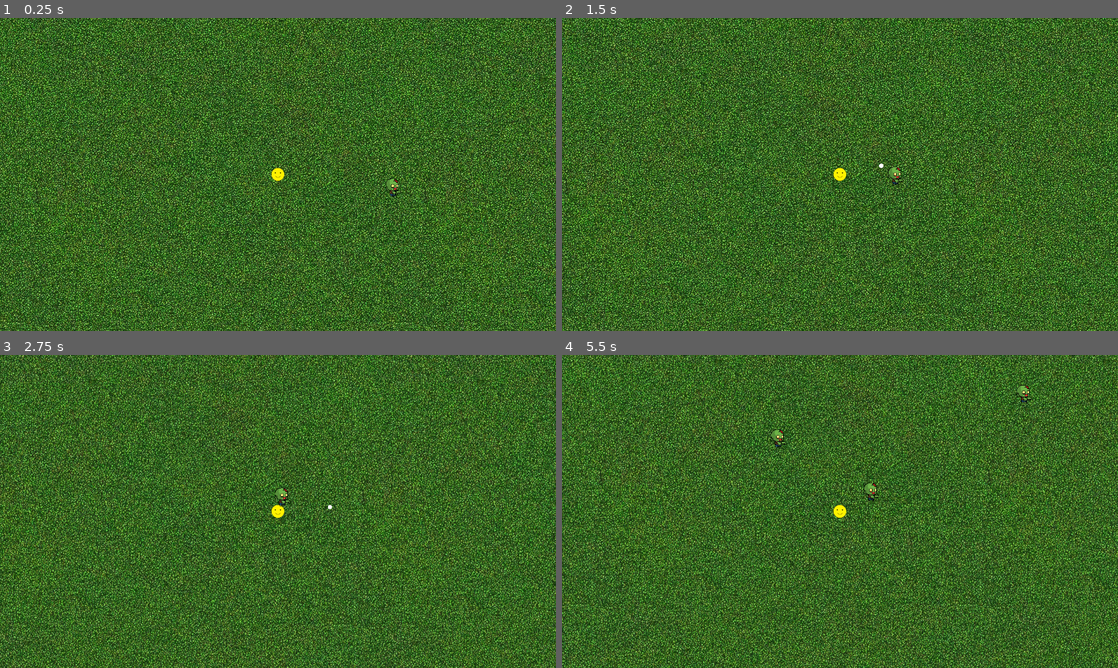
Above: before the commit, frames 1-4 (two rows, left to right).
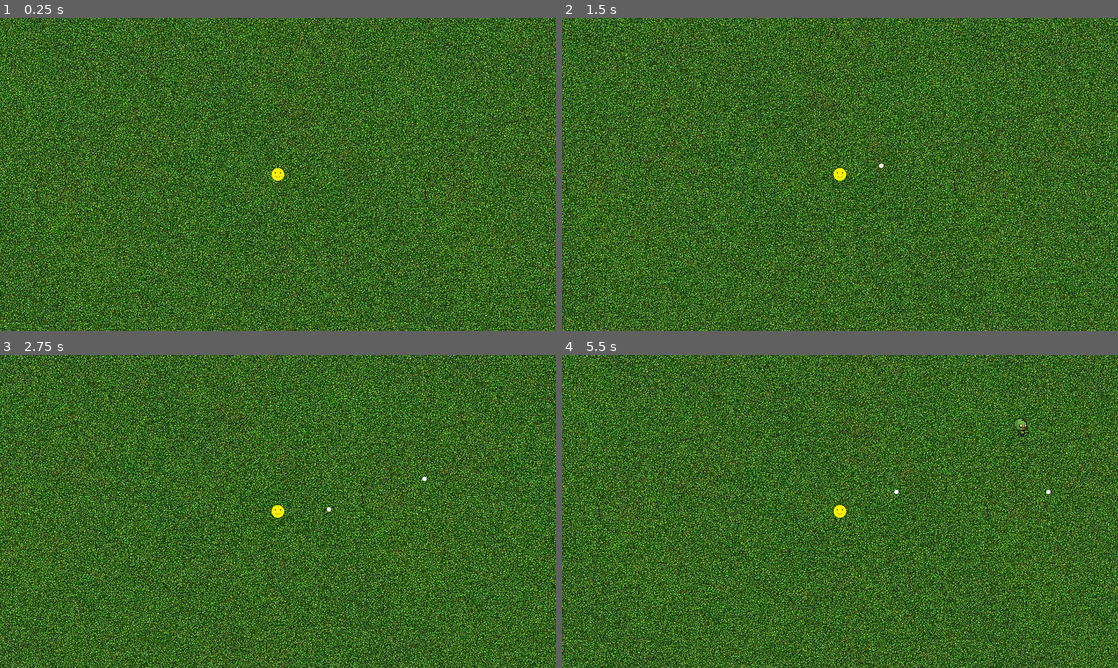
Above: after the commit, the same moments.

Repository: Posiden104/SurvivorGame-Godot
Game: Godot game, scene res://scenes/levels/Game.tscn
Two runs of this game, one before a commit and one after it. Both use one fixed random seed, a clock stepped at 60 frames per second and the inputs below.
Inputs:
- Up to frame 1 (0.25 s): no input
- Up to frame 2 (1.5 s): hold D (Right) 0.53-1.28 s; hold S (Down) from 1.28 s (still down)
- Up to frame 3 (2.75 s): release S (Down) at 2.03 s; hold D (Right) from 2.03 s (still down)
- Up to frame 4 (5.5 s): release D (Right) at 2.78 s; hold W (Up) 2.78-3.53 s; hold A (Left) 3.53-5.03 s; hold S (Down) from 5.03 s (still down)

The runs differ from the first frame. In frame 1, 0.1% of the frame differs, in the area x 69-73%, y 51-58%; in frame 2, 0.1%; in frame 3, 69%; in frame 4, 70%, in the area x 0-100%, y 0-100%.

Commit message:
fast zombie

Diff:
--- a/scenes/levels/Game.tscn
+++ b/scenes/levels/Game.tscn
@@ -1,10 +1,9 @@
-[gd_scene load_steps=7 format=3 uid="uid://ogloqd2aef8e"]
+[gd_scene load_steps=6 format=3 uid="uid://ogloqd2aef8e"]
 
 [ext_resource type="Texture2D" uid="uid://jmmgalayjhp1" path="res://images/Background.jpg" id="1_sg7ai"]
 [ext_resource type="PackedScene" uid="uid://co4b3ayy6bk2f" path="res://scenes/entities/player/player.tscn" id="2_c3wqr"]
 [ext_resource type="Script" path="res://scenes/levels/EnemyContainer.gd" id="2_ww3i4"]
 [ext_resource type="Script" path="res://scenes/levels/ProjectileContainer.gd" id="3_7xxv6"]
-[ext_resource type="PackedScene" uid="uid://civf2v7v2gn7c" path="res://scenes/entities/enemies/zombie_slow.tscn" id="3_nea1x"]
 [ext_resource type="PackedScene" uid="uid://d2nh73ws0tria" path="res://scenes/spawners/spawner.tscn" id="5_iu03c"]
 
 [node name="Game" type="Node2D"]
@@ -13,12 +12,14 @@
 
 [node name="ParallaxLayer" type="ParallaxLayer" parent="ParallaxBackground"]
 motion_mirroring = Vector2(1788, 1788)
+metadata/_edit_lock_ = true
 
 [node name="Sprite2D" type="Sprite2D" parent="ParallaxBackground/ParallaxLayer"]
 texture_repeat = 2
 texture = ExtResource("1_sg7ai")
 centered = false
 region_rect = Rect2(0, 0, 894, 894)
+metadata/_edit_lock_ = true
 
 [node name="EnemyContainer" type="Marker2D" parent="."]
 unique_name_in_owner = true
@@ -30,9 +31,6 @@
 [node name="Player" parent="." instance=ExtResource("2_c3wqr")]
 position = Vector2(574, 325)
 
-[node name="ZombieSlow" parent="." instance=ExtResource("3_nea1x")]
-position = Vector2(851, 355)
-
 [node name="Spawner" parent="." instance=ExtResource("5_iu03c")]
 position = Vector2(1026, 161)
 autostart = true
@@ -41,7 +39,7 @@
 position = Vector2(307, 186)
 enemy_type_to_spawn = 1
 min_spawn_time = 3.0
-max_spawn_time = 4.345
+max_spawn_time = 7.0
 autostart = true
 
 [connection signal="shoot_gun" from="Player" to="ProjectileContainer" method="_on_player_shoot_gun"]
